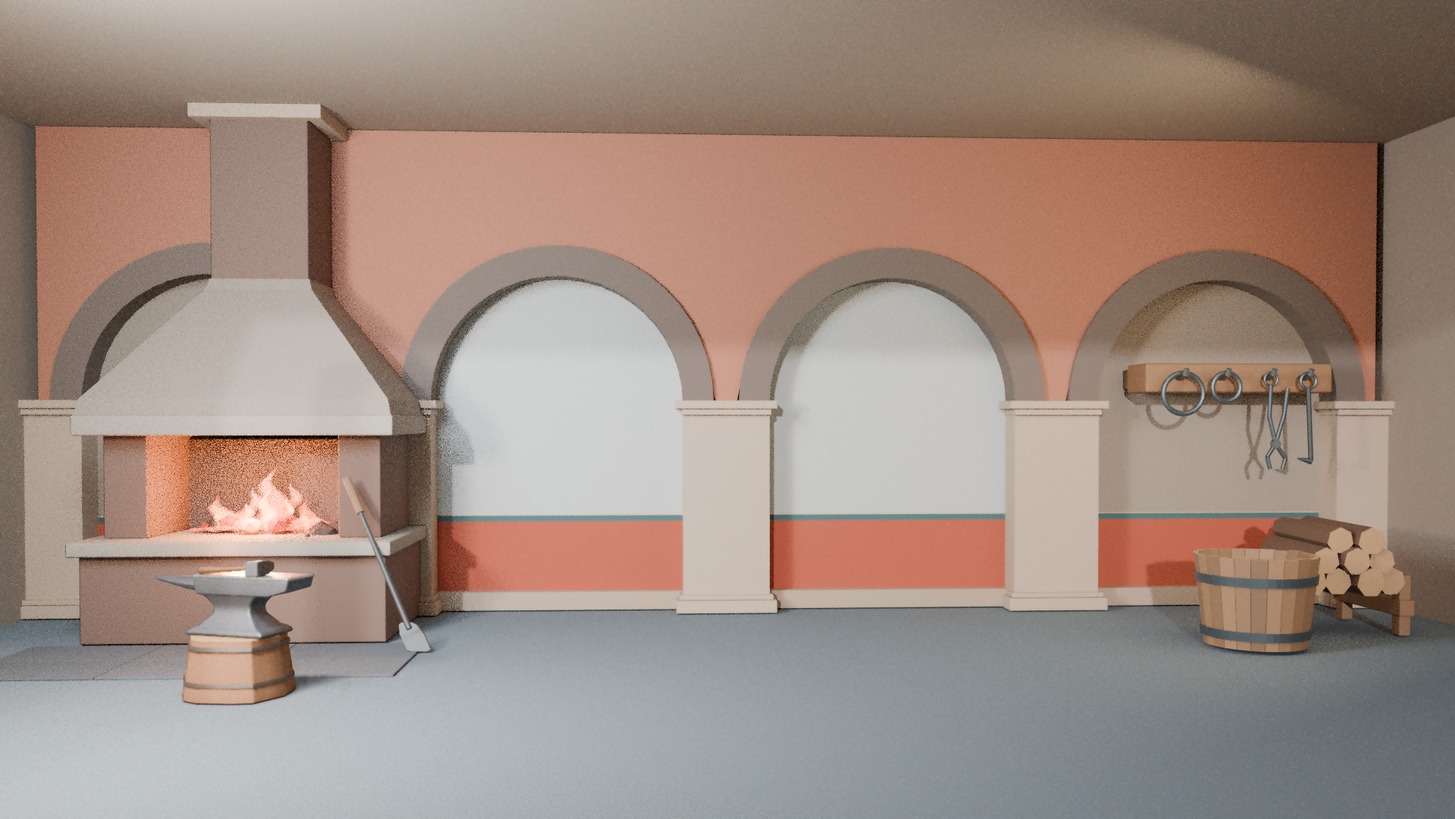
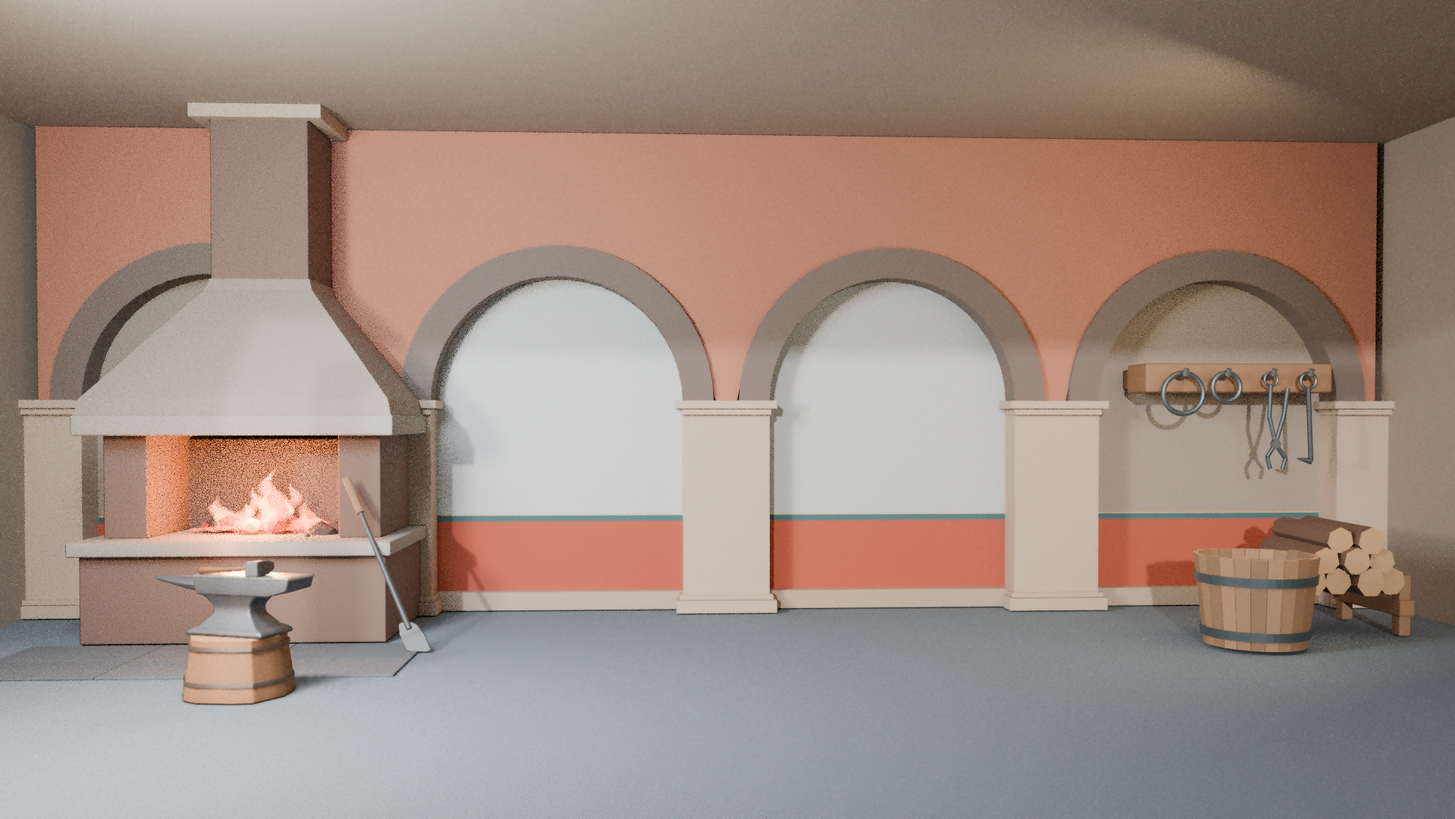
Layer changes from the first 1455px x 819px image to the second:
painted on "炉光与道具在建筑上的投影" over [414, 392, 583, 680]
